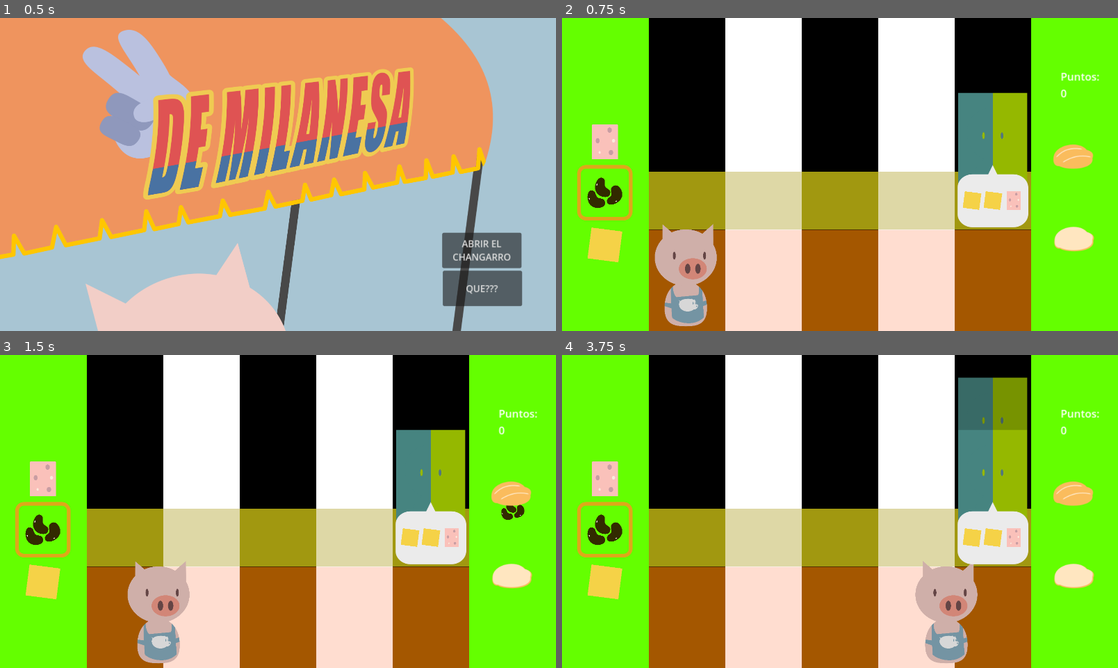
Above: before the commit, frames 1-4 (two rows, left to right).
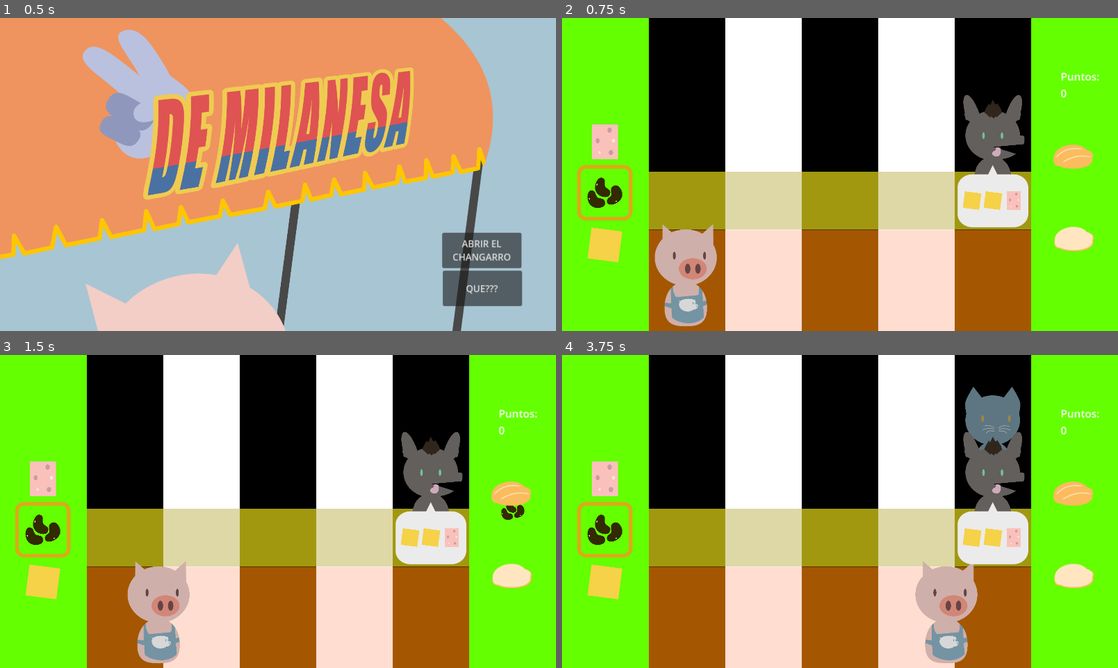
Above: after the commit, the same moments.

Repository: supersweet-dev/dos-de-milanesa
Game: Godot game, scene res://scenes/screens/main_menu.tscn
Same seed, same stepped clock (60 frames per second), same inputs: the game is played once before the commit and once after it.
Inputs:
- Up to frame 1 (0.5 s): no input
- Up to frame 2 (0.75 s): click "ABRIR EL CHANGARRO" at 0.5 s
- Up to frame 3 (1.5 s): tap Enter at 1.25 s; hold Right (move_right) from 1.28 s (still down); tap Space (ingredients_add) at 1.35 s
- Up to frame 4 (3.75 s): release Right (move_right) at 2.03 s; hold S (ingredients_down) 2.03-2.78 s; tap Up (serve_order) at 2.1, 3.6 s; tap Space (ingredients_add) at 2.75, 2.85 s; hold Right (move_right) 2.78-3.53 s; hold W (ingredients_up) from 3.53 s (still down)

Frame 1 is identical in both runs. In frame 2, 3.3% of the frame differs, in the area x 71-84%, y 23-53%; in frame 3, 3.3%; in frame 4, 5.2%, in the area x 71-84%, y 7-53%.

Commit message:
restored client textures

Diff:
--- a/scripts/game_data.gd
+++ b/scripts/game_data.gd
@@ -9,11 +9,11 @@
 ]
 
 var clients: Array[Texture2D] = [
-	#preload("res://assets/clients/cat-sketch.svg"),
-	#preload("res://assets/clients/chameleon-sketch.svg"),
-	#preload("res://assets/clients/mammoth-sketch.svg"),
-	#preload("res://assets/clients/xolo-sketch.svg")
-	preload("res://assets/clients/percy-debug-full.svg")
+	preload("res://assets/clients/cat-sketch.svg"),
+	preload("res://assets/clients/chameleon-sketch.svg"),
+	preload("res://assets/clients/mammoth-sketch.svg"),
+	preload("res://assets/clients/xolo-sketch.svg"),
+	#preload("res://assets/clients/percy-debug-full.svg")
 ]
 
 func get_random_order():
